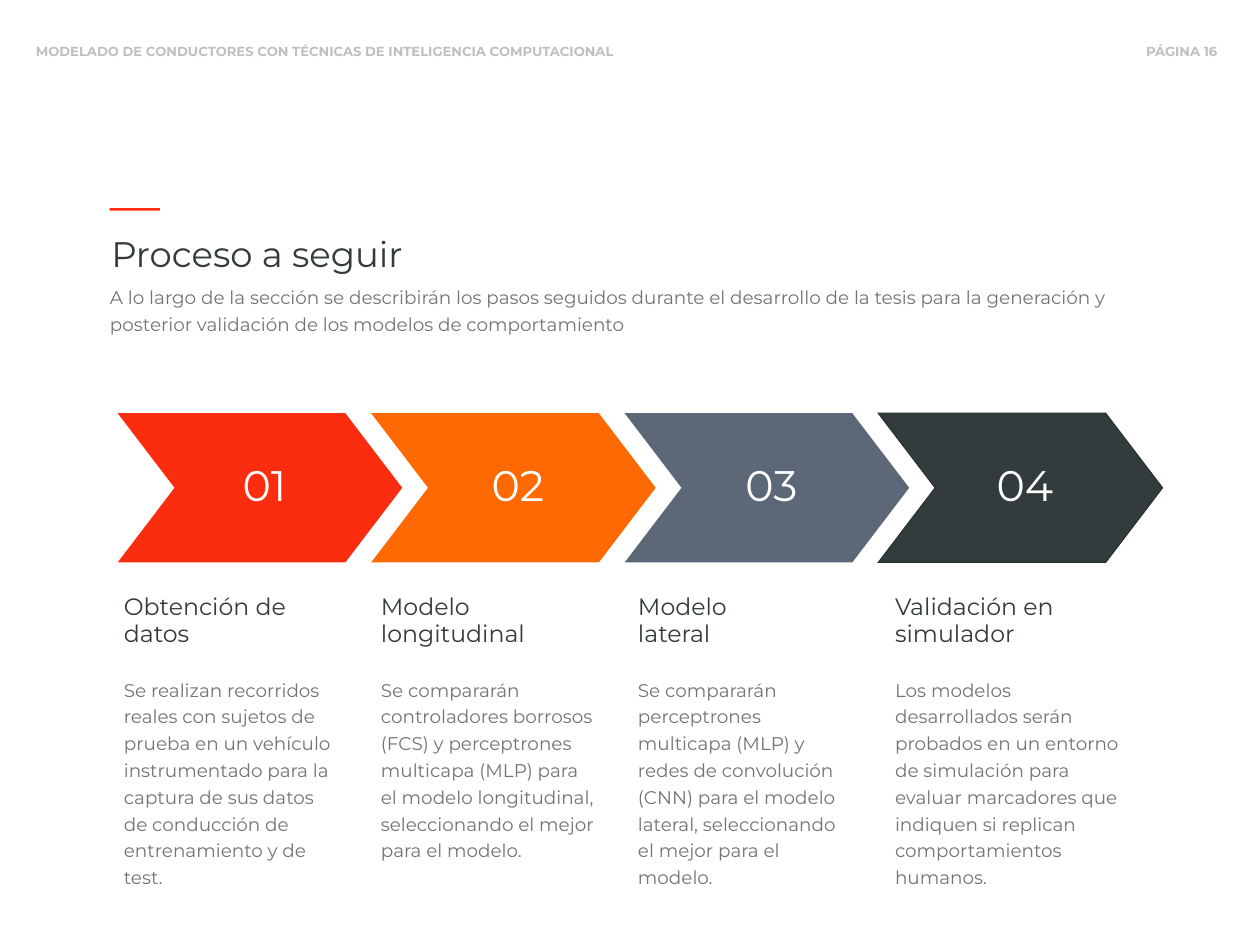
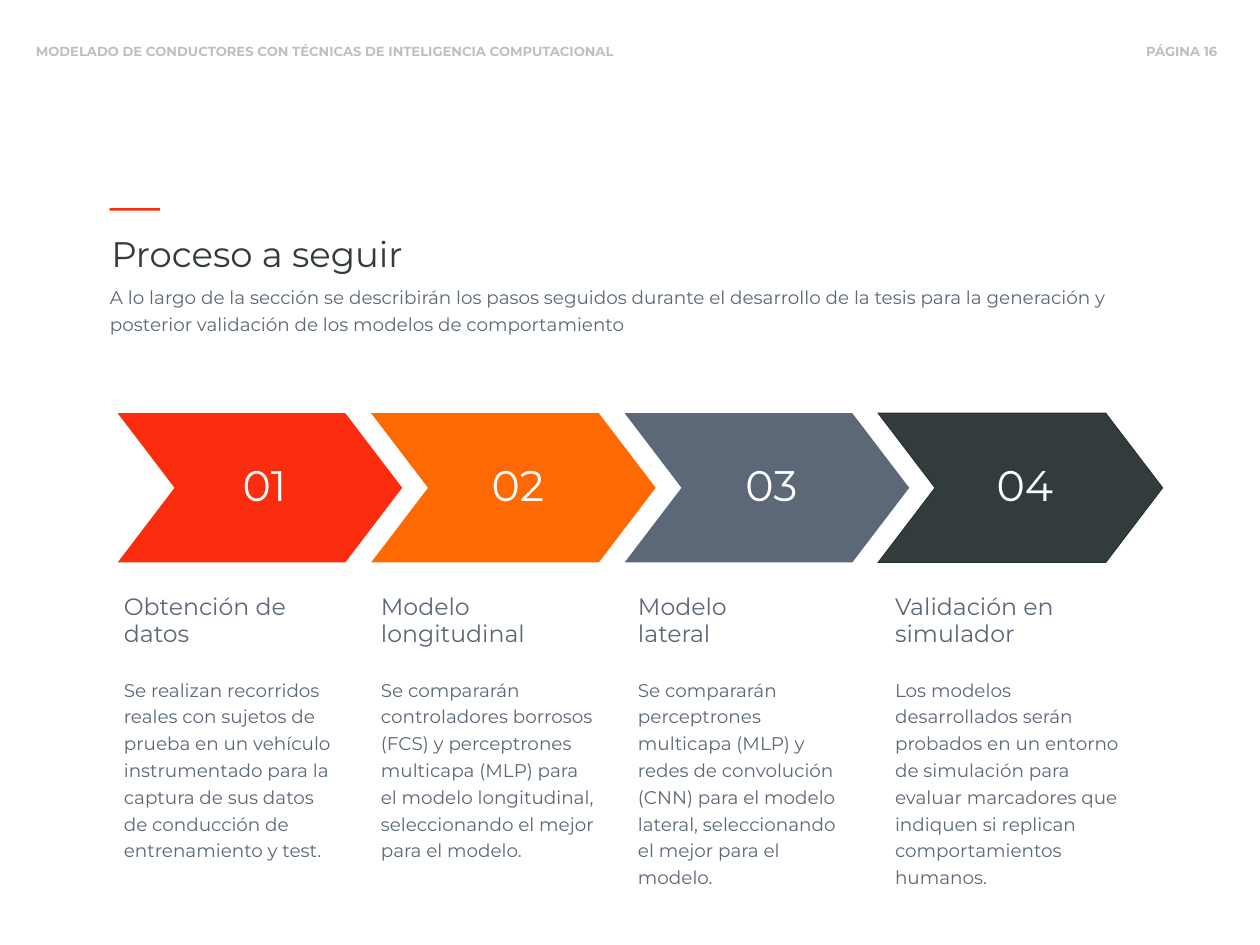
Before and after one commit to blazaid/PhD-Alberto, a slide deck: slide 16 of slides/phd-slides.pptx. Drawn at 1260x945 pixels with LibreOffice and Linux fonts; fonts in the diff are those of the drawing. Boxes give left, top, right and bottom in pixels: in the first picture for what was removed or moved away, otherwise in the second. Text is boxed around its words. In the diff, an @@ line names an element or a change of style, - is before the commit and + after.

```diff
--- a/slides/phd-slides.pptx
+++ b/slides/phd-slides.pptx
@@ text "A lo largo de la ..." at <box>110,290,1105,335</box>: text colour #737572 to #5C6878 @@
@@ text at <box>124,597,286,642</box>: text colour #333B3B to #5C6878 in "Obtención de datos" @@
@@ text "Modelo longitudinal" at <box>381,597,594,861</box>: text colour #333B3B to #5C6878 in "Modelo longitudinal"; text colour #737572 to #5C6878 in "Se compararán controladores borrosos (FCS) y perceptrones ..." @@
@@ text "Modelo" at <box>638,597,836,861</box>: text colour #333B3B to #5C6878 in "Modelo", "lateral"; text colour #737572 to #5C6878 in "Se compararán perceptrones multicapa (MLP) y redes ..." @@
@@ text "Validación en simulador" at <box>895,597,1118,884</box>: text colour #333B3B to #5C6878 in "Validación en simulador"; text colour #737572 to #5C6878 in "Los modelos desarrollados serán probados en un ..." @@
@@ text at <box>124,683,330,861</box>: text changed; text colour #737572 to #5C6878 @@
-Se realizan recorridos reales con sujetos de prueba en un vehículo instrumentado para la captura de sus datos de conducción de entrenamiento y de test.
+Se realizan recorridos reales con sujetos de prueba en un vehículo instrumentado para la captura de sus datos de conducción de entrenamiento y test.
```
Also in this commit, not shown: 32 other slides changed, 4 slides added, 4 slides removed, 1 other file.
